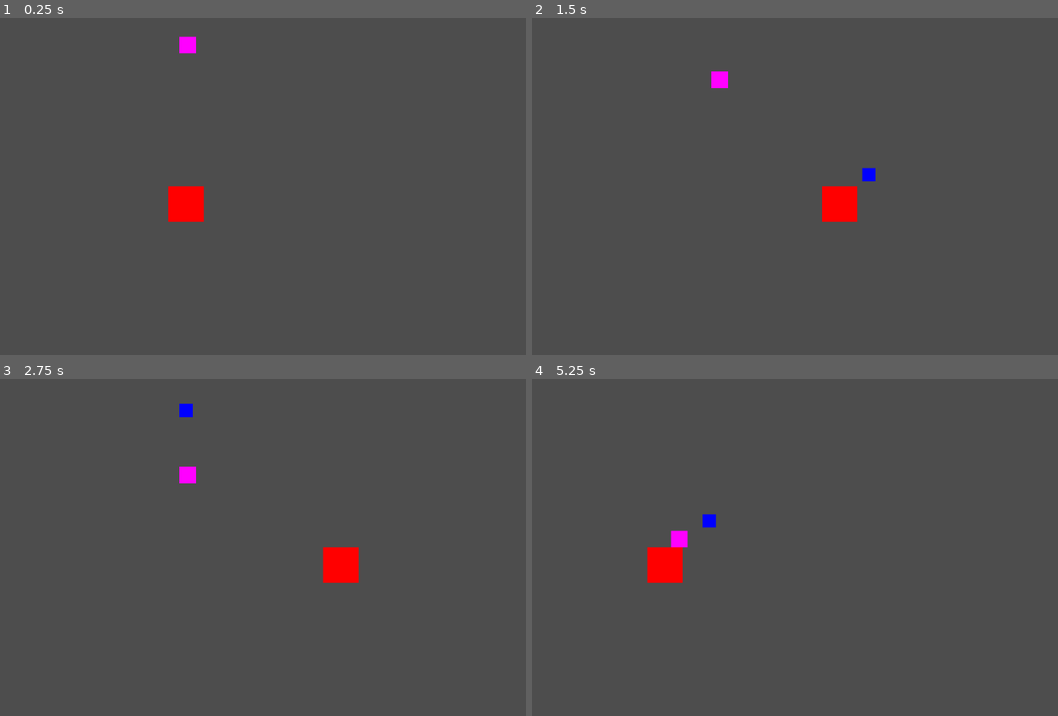
Above: before the commit, frames 1-4 (two rows, left to right).
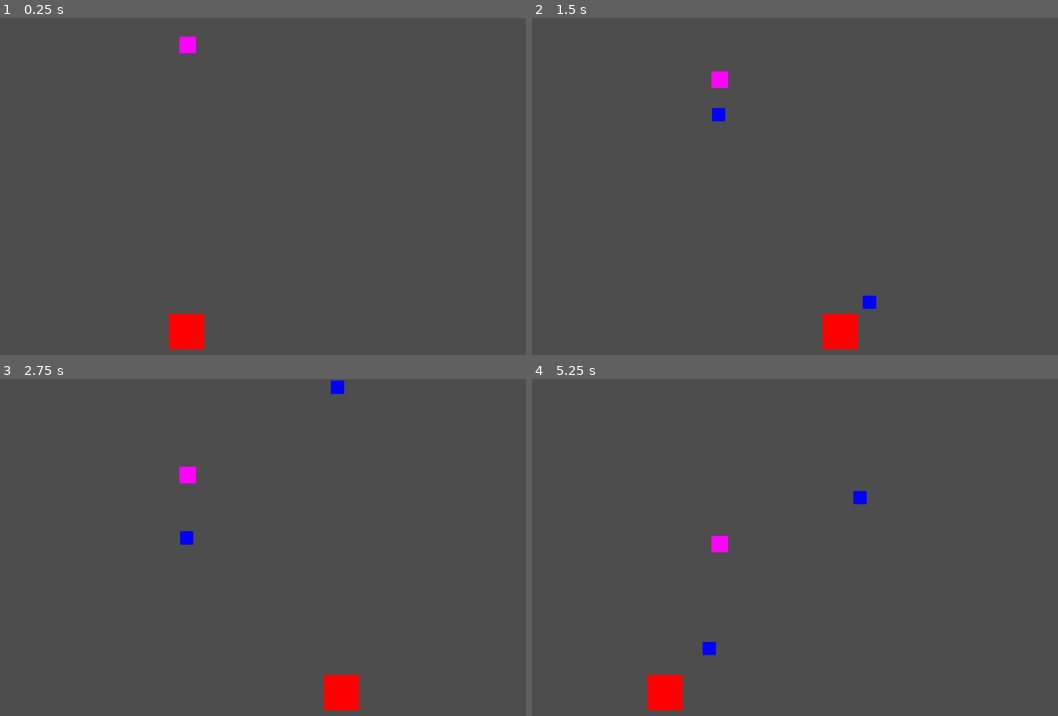
Above: after the commit, the same moments.

Repository: Roflstomp123/MRUHACKZ
Game: Godot game, scene res://Levels/temp_level.tscn
Two runs of this game, one before a commit and one after it. Both use one fixed random seed, a clock stepped at 60 frames per second and the inputs below.
Inputs:
- Up to frame 1 (0.25 s): no input
- Up to frame 2 (1.5 s): tap Enter (Finish attack) at 0.5, 1.35 s; hold Right (Move right) 0.53-1.28 s; hold Enter (Finish attack) 0.53-1.28 s; hold Left (Move left) from 1.28 s (still down)
- Up to frame 3 (2.75 s): release Left (Move left) at 2.03 s; hold Right (Move right) from 2.03 s (still down); hold Enter (Finish attack) from 2.03 s (still down)
- Up to frame 4 (5.25 s): release Enter (Finish attack) at 2.78 s; tap Enter (Finish attack) at 2.85, 4.35 s; release Right (Move right) at 3.53 s; hold Enter (Finish attack) 3.53-4.28 s; hold Left (Move left) from 3.53 s (still down); hold Enter (Finish attack) from 5.03 s (still down)

The runs differ from the first frame. In frame 1, 1.5% of the frame differs, in the area x 31-39%, y 49-99%; in frame 2, 1.7%; in frame 3, 1.8%; in frame 4, 2.1%, in the area x 21-64%, y 33-99%.

Commit message:
enemy spawner creation

Diff:
--- /dev/null
+++ b/Enemy/EnemySpawner/enemy_spawner.gd
@@ -0,0 +1,9 @@
+extends Node2D
+
+
+"""
+Holds the enemies and spawns them in.
+"""
+
+
+var basic_alien:PackedScene = preload("res://Enemy/alien.tscn")
--- /dev/null
+++ b/Enemy/EnemySpawner/enemy_spawner.tscn
@@ -0,0 +1,8 @@
+[gd_scene load_steps=2 format=3 uid="uid://3pjtbtv6mgdk"]
+
+[ext_resource type="Script" path="res://Enemy/EnemySpawner/enemy_spawner.gd" id="1_2j64i"]
+
+[node name="EnemySpawner" type="Node2D"]
+script = ExtResource("1_2j64i")
+
+[node name="BasicAlienTimer" type="Timer" parent="."]
--- /dev/null
+++ b/Enemy/EnemySpawner/enemy_spawner_instructions.gd
@@ -0,0 +1,2 @@
+extends Resource
+class_name
--- a/Levels/temp_level.tscn
+++ b/Levels/temp_level.tscn
@@ -14,8 +14,7 @@
 [node name="temp_level" type="Node2D"]
 
 [node name="temp_player" parent="." instance=ExtResource("1_hq4be")]
-
-position = Vector2(537, 337)
+position = Vector2(538, 568)
 
 [node name="CollisionShape2D" type="CollisionShape2D" parent="temp_player"]
 shape = SubResource("RectangleShape2D_arefr")
@@ -36,3 +35,4 @@
 
 [node name="Node2D" parent="." instance=ExtResource("2_6bin5")]
 position = Vector2(540, 37)
+collision_mask = 0
--- a/Player/Attacks/PlayerAttack.gd
+++ b/Player/Attacks/PlayerAttack.gd
@@ -6,7 +6,7 @@
 
 ##NOTE: this being scale means that you have to set the texture to the proper size. This will be a bit tough, sry.
 	## Could change to an independent sprite_size and size
-@export var size:int = 1: ## This is just scale ### This is just radius:
+@export var size:float = 1: ## This is just scale ### This is just radius:
 	set(val):
 		#TODO could do radius instead to not mess with the pixel sizing, but eh.
 		#That's also tough and would require having a ton of sprites.
Not shown, added: Assets/enemy-idle.png.import
